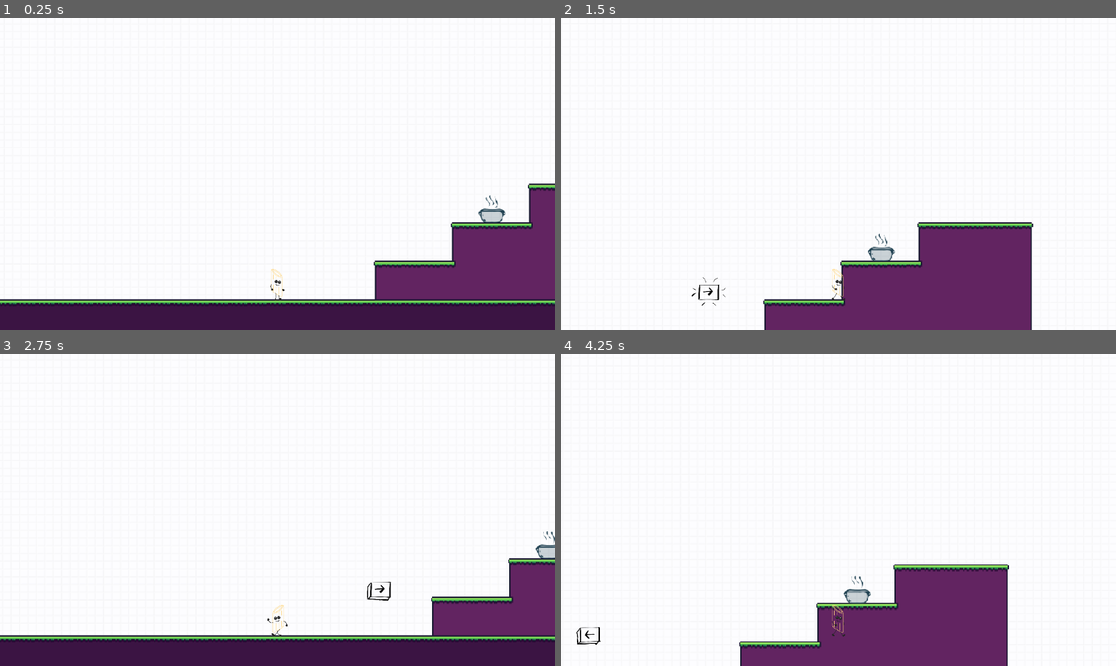
Above: before the commit, frames 1-4 (two rows, left to right).
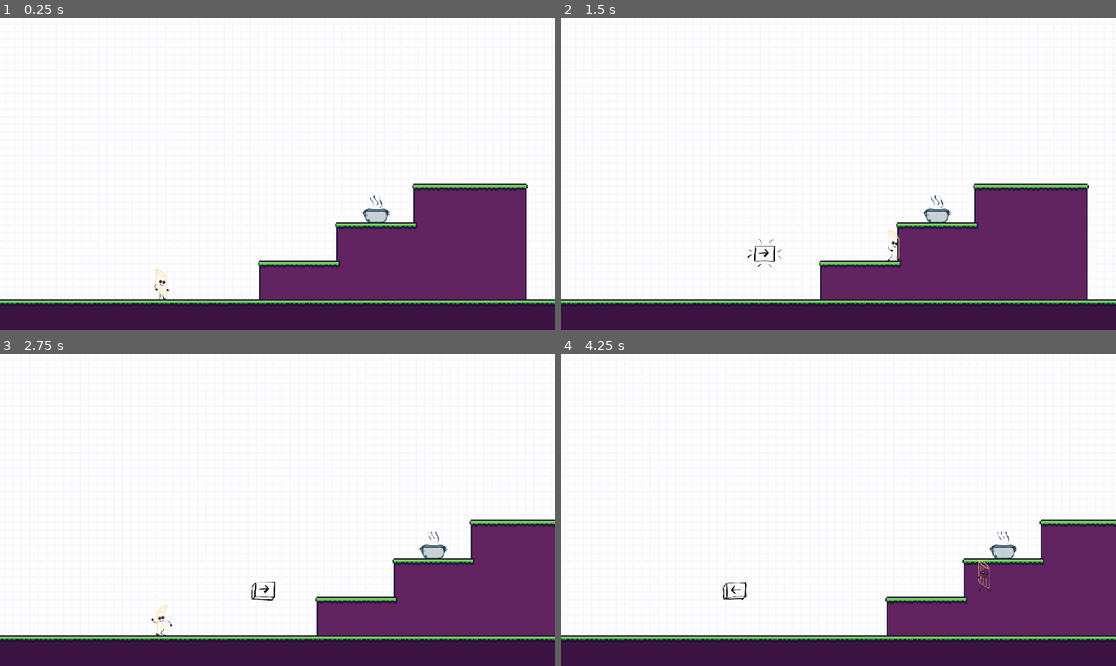
Above: after the commit, the same moments.

Repository: johannaeklundh/penneforyourlife
Game: Godot game, scene res://Assets/Scenes/Areas/area_1.tscn
The game is run twice, just before and just after one commit, with the same random seed, the same clock (stepped at 60 frames per second) and the same inputs.
Inputs:
- Up to frame 1 (0.25 s): no input
- Up to frame 2 (1.5 s): tap Enter at 0.5 s; hold Right (move_right) from 0.53 s (still down); tap Space (jump) at 0.77 s
- Up to frame 3 (2.75 s): tap Space (jump) at 1.52 s; release Right (move_right) at 2.03 s; hold Left (move_left) from 2.03 s (still down)
- Up to frame 4 (4.25 s): release Left (move_left) at 2.78 s; hold Right (move_right) from 2.78 s (still down); tap Space (jump) at 3.02, 3.77 s

The runs differ from the first frame. In frame 1, 11% of the frame differs, in the area x 0-100%, y 53-92%; in frame 2, 17%; in frame 3, 8.2%; in frame 4, 20%, in the area x 0-100%, y 53-100%.

Commit message:
changed camera

Diff:
--- a/Assets/Scenes/player.tscn
+++ b/Assets/Scenes/player.tscn
@@ -1,8 +1,26 @@
-[gd_scene load_steps=9 format=3 uid="uid://br4bmuwc5rwhj"]
+[gd_scene load_steps=10 format=3 uid="uid://br4bmuwc5rwhj"]
 
 [ext_resource type="Script" uid="uid://cy1cyiq3gmfsu" path="res://Assets/Scripts/player_controller.gd" id="1_7dd06"]
 [ext_resource type="Texture2D" uid="uid://dhxk6wcg64gqe" path="res://Assets/Sprites/pasta.png" id="2_7dd06"]
 [ext_resource type="Script" uid="uid://o414gm4wpvwf" path="res://Assets/Scripts/player_animator.gd" id="2_38rej"]
+
+[sub_resource type="GDScript" id="GDScript_38rej"]
+script/source = "extends Camera2D
+
+@export var target: Node2D
+
+var fixed_y: float
+
+func _ready():
+	if target:
+		# Remember camera's initial Y (lock it)
+		fixed_y = global_position.y
+
+func _process(_delta):
+	if target:
+		global_position.x = lerp(global_position.x, target.global_position.x, 0.1)
+		global_position.y = fixed_y
+"
 
 [sub_resource type="Animation" id="Animation_38rej"]
 length = 0.001
@@ -71,8 +89,16 @@
 speed = 5.0
 
 [node name="Camera2D" type="Camera2D" parent="."]
-offset = Vector2(0, -100)
+offset = Vector2(50, -100)
 zoom = Vector2(2.5, 2.5)
+position_smoothing_speed = 10.0
+drag_horizontal_enabled = true
+drag_vertical_enabled = true
+drag_horizontal_offset = 0.6
+drag_top_margin = 1.0
+drag_right_margin = 1.0
+drag_bottom_margin = 0.0
+script = SubResource("GDScript_38rej")
 
 [node name="PlayerAnimator" type="Node2D" parent="." node_paths=PackedStringArray("player_controller", "animation_player", "sprite")]
 script = ExtResource("2_38rej")
